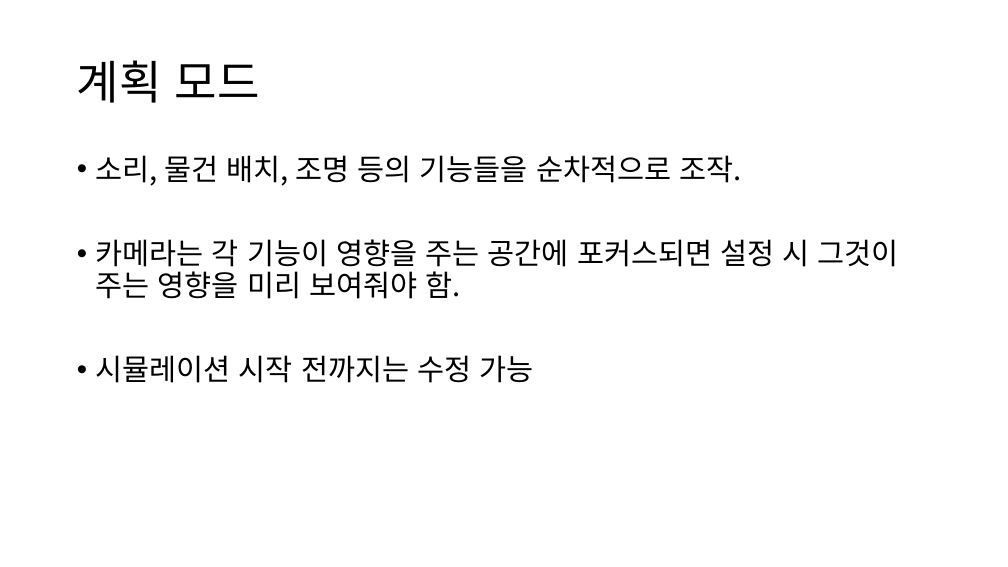
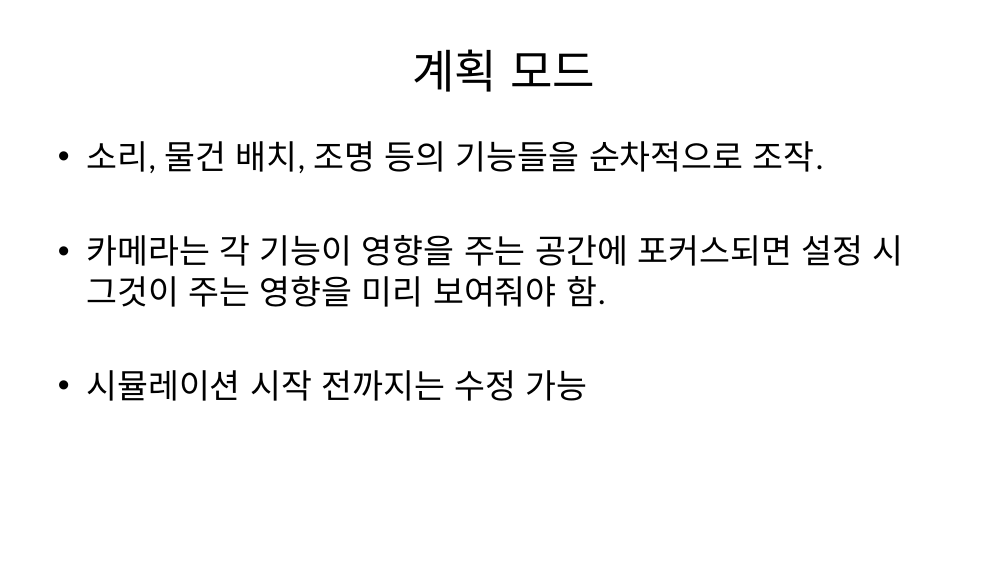
Before and after one commit to Penguin-God/Human_Doll_Play, a slide deck: slide 5 of 기획/문서/유도 시스템.pptx (slide 3 before the commit). Drawn at 1008x567 pixels with LibreOffice and Linux fonts; fonts in the diff are those of the drawing. Boxes give left, top, right and bottom in pixels: in the first picture for what was removed or moved away, otherwise in the second. Text is boxed around its words. In the diff, an @@ line names an element or a change of style, - is before the commit and + after.

```diff
--- a/기획/문서/유도 시스템.pptx
+++ b/기획/문서/유도 시스템.pptx
@@ title "계획 모드": place and size @@
-title "계획 모드" at [77,60,260,103]
+title "계획 모드" at [412,49,595,92]
@@ title "계획 모드" at [412,49,595,92]: font Noto Sans CJK KR to Calibri; alignment left to centre; line spacing 0.9 to 1 @@
@@ text "소리, 물건 배치, 조명 등의 ...": place and size @@
-text "소리, 물건 배치, 조명 등의 ..." at [96,155,899,383]
+text "소리, 물건 배치, 조명 등의 ..." at [86,141,904,401]
@@ text "소리, 물건 배치, 조명 등의 ..." at [86,141,904,401]: size 28 to 32 pt, font Noto Sans CJK KR to Calibri; indent changed; line spacing 0.9 to 1; less space between paragraphs @@
```
Also in this commit, not shown: 5 other slides changed, 5 slides added, 2 slides removed, 4 other files.
